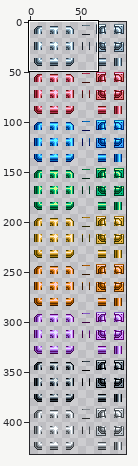
Two states of a sprite sheet, tiles/materials/sbmcnitempipe.png. The first picture is a wide view before the edit; the outline marks the close-up.
Close-up. Before the edit:
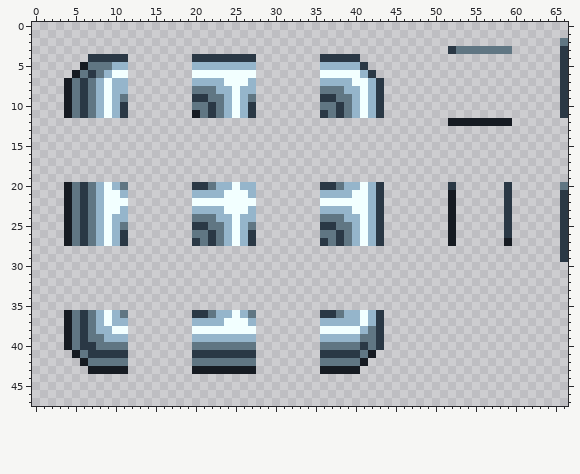
The file is 96x432 pixels. Colours within 5 levels of each other are drawn and written as one. Shown: x 0..66, y 0..47.
The same view after the edit:
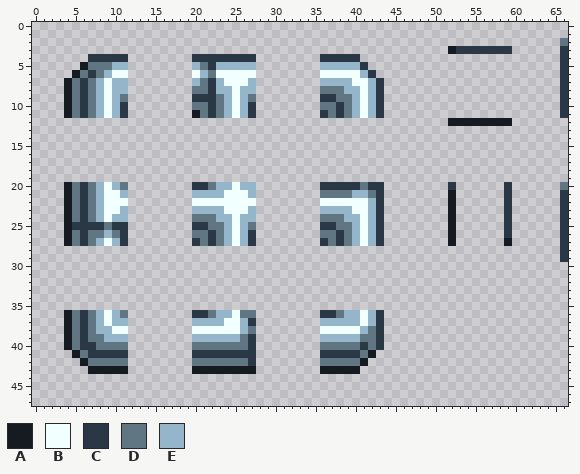
Palette (. is transparent): A #161b22  B #f2ffff  C #2a3845  D #607683  E #95b5cb
The edit:
@@ x 19..61 @@
  2 ...........................................
- 3 .................................CDDDDDDD..
+ 3 .................................ACCCCCCC..
  4 .CCCCCCCC........CCCCC.....................
- 5 .EEEEEEEE........EEEEEC....................
- 6 .BBBBBBBB........BBBBBEC...................
- 7 .EEEEBBBE........EEEEBBEC..................
- 8 .DDDEEBEE........DDDEEBEC..................
- 9 .CCDDEBED........CCDDEBEC..................
+ 5 .EDCEEEEE........EEEEEC....................
+ 6 .BEDBBBBB........BBBBBEC...................
+ 7 .EDCEBBBE........EEEEBBEC..................
+ 8 .DDCEEBEE........DDDEEBEC..................
+ 9 .CCCDEBED........CCDDEBEC..................
 10 .DDCDEBEC........DDCDEBEC..................
@@ x 34..44 @@
 19 ...........
-20 ..CCDEEBEC.
-21 ..EEEEBBEC.
+20 ..CCCCCDCC.
+21 ..DDDDEEDC.
 22 ..BBBBBBEC.
@@ x 3..13 @@
 24 .ADCDEBEE..
-25 .ADCDEBED..
-26 .ADCDEBEC..
+25 .ACCCCDCC..
+26 .ADCDDEDC..
 27 .ADCDEBEC..
@@ x 24..29 @@
 35 ......
-36 EBED..
-37 BBBE..
-38 BBBB..
-39 EEEE..
-40 DDDD..
+36 EBDD..
+37 BBEC..
+38 BBED..
+39 EEDC..
+40 DDDC..
 41 CCCC..
-42 DDDD..
+42 DDDC..
 43 AAAA..
Where, in picture pixels (left, top, right, bottom), the same in both close-ups:
changed: (448, 46, 512, 54)
changed: (200, 62, 216, 102)
changed: (320, 182, 376, 198)
changed: (72, 222, 128, 238)
changed: (240, 310, 256, 366)
